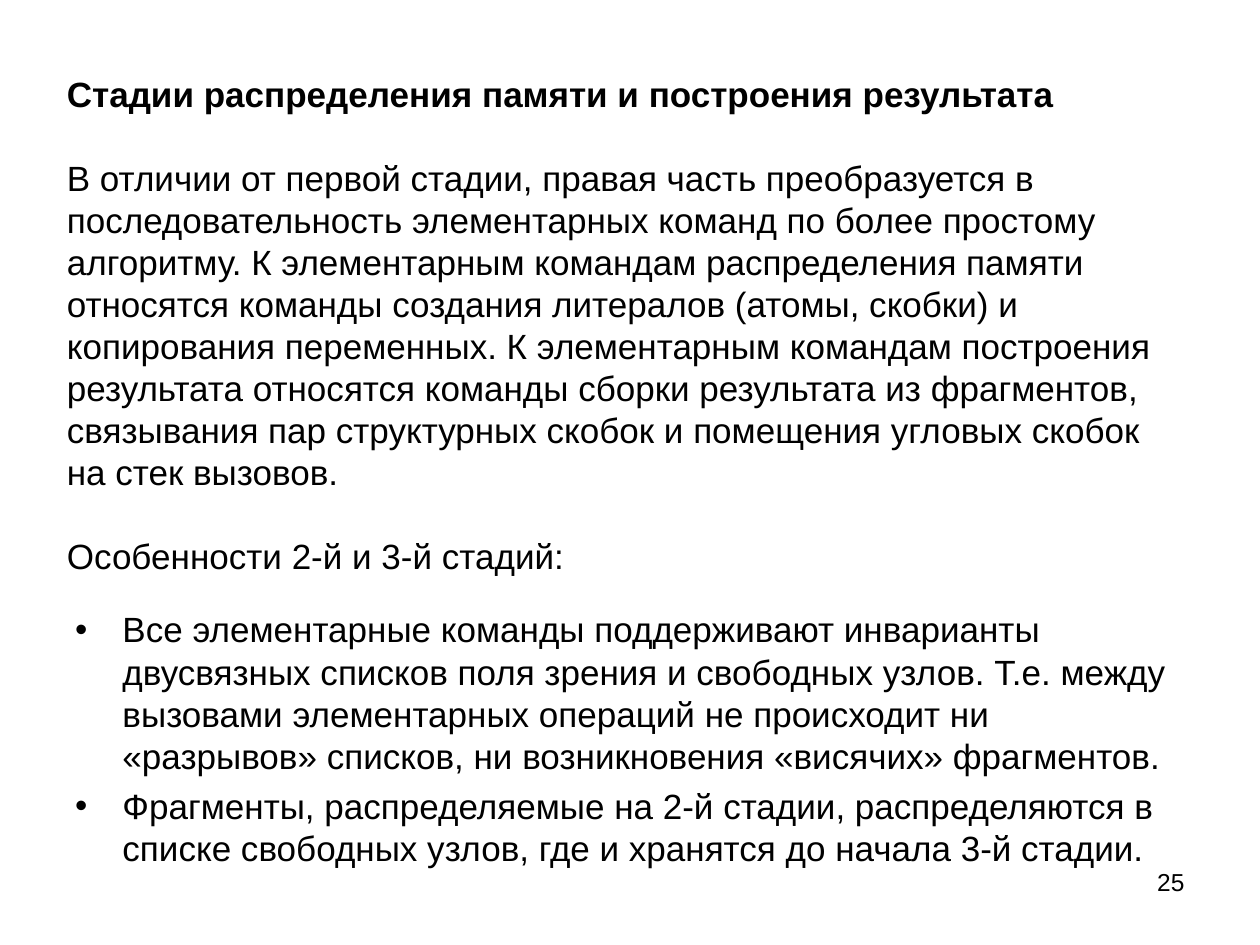
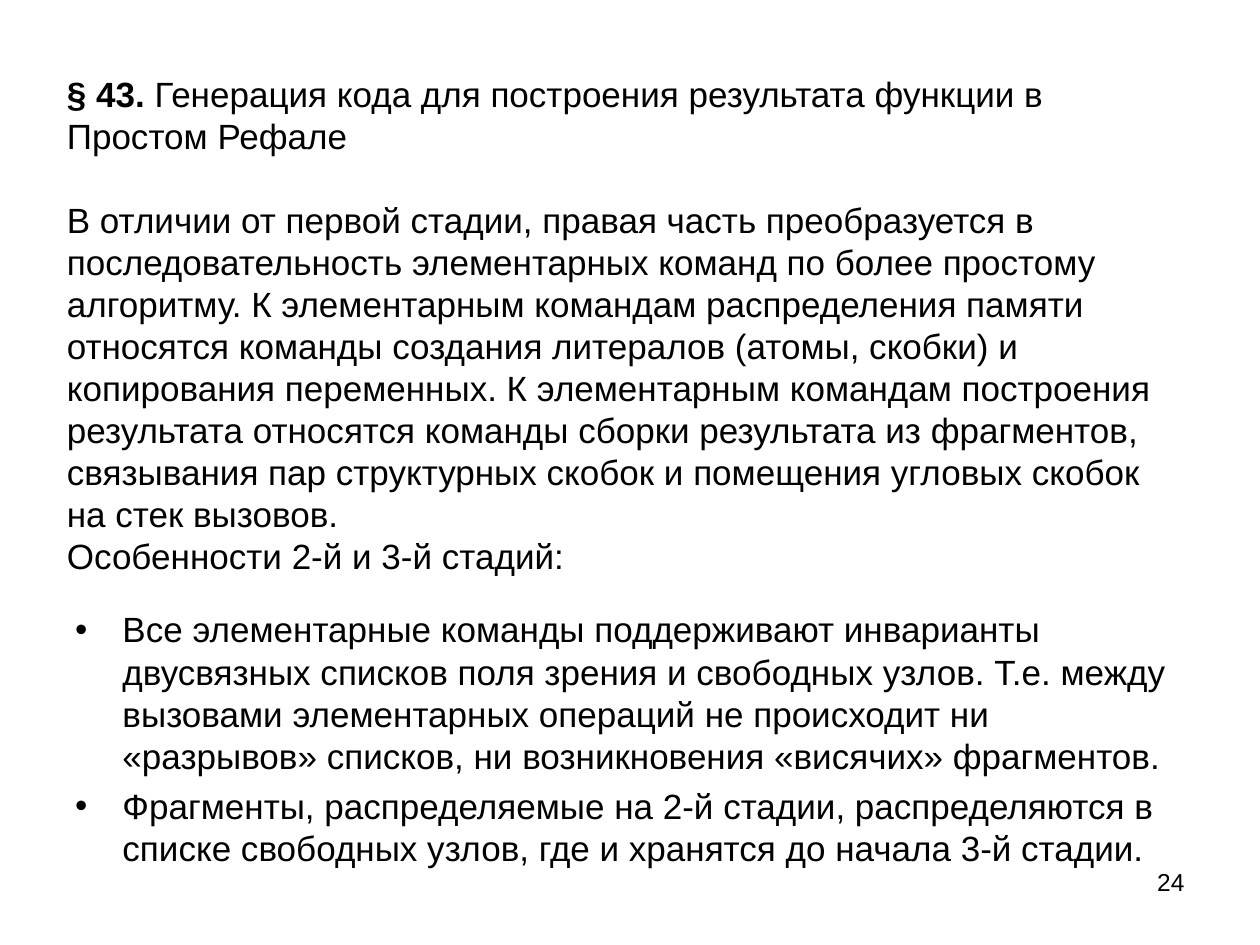
Before and after one commit to Mazdaywik/Refal-05, a slide deck: slide 24 of doc/Компилятор Простого Рефала.ppt (slide 25 before the commit). Drawn at 1260x945 pixels with LibreOffice and Linux fonts; fonts in the diff are those of the drawing. Boxes give left, top, right and bottom in pixels: in the first picture for what was removed or moved away, otherwise in the second. Text is boxed around its words. In the diff, an @@ line names an element or a change of style, - is before the commit and + after.

```diff
--- a/doc/Компилятор Простого Рефала.ppt
+++ b/doc/Компилятор Простого Рефала.ppt
@@ text at box(67, 81, 1150, 576): text changed @@
-Стадии распределения памяти и построения результата
-В отличии от первой стадии, правая часть преобразуется в последовательность элементарных команд по более простому алгоритму. К элементарным командам распределения памяти относятся команды создания литералов (атомы, скобки) и копирования переменных. К элементарным командам построения результата относятся команды сборки результата из фрагментов, связывания пар структурных скобок и помещения угловых скобок на стек вызовов.
-Особенности 2-й и 3-й стадий:
+§ 43. Генерация кода для построения результата функции в Простом Рефале
+В отличии от первой стадии, правая часть преобразуется в последовательность элементарных команд по более простому алгоритму. К элементарным командам распределения памяти относятся команды создания литералов (атомы, скобки) и копирования переменных. К элементарным командам построения результата относятся команды сборки результата из фрагментов, связывания пар структурных скобок и помещения угловых скобок на стек вызовов.
+Особенности 2-й и 3-й стадий:
@@ page number at box(1157, 874, 1184, 891): text changed @@
-25
+24
```
Also in this commit, not shown: 9 other slides changed, 3 slides added, 5 slides removed, 4 other files.
